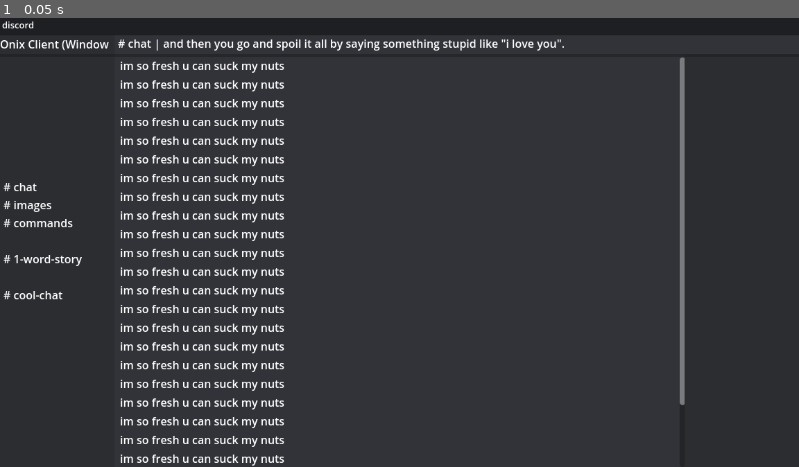
Above: before the commit, frame 1.
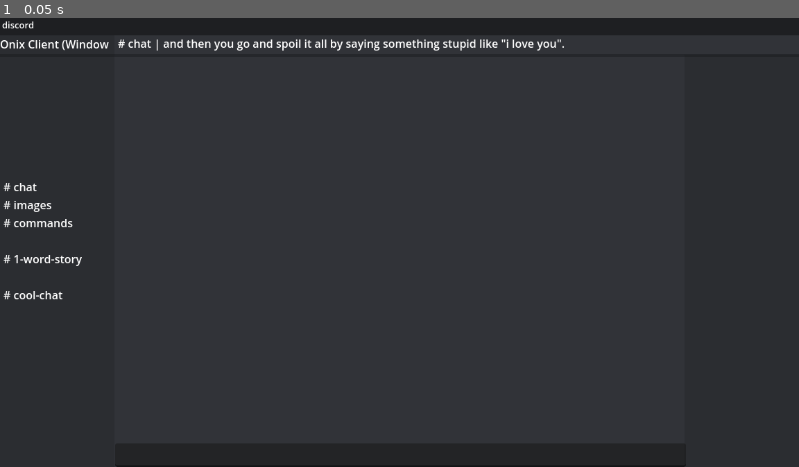
Above: after the commit, the same moment.

Repository: EpiclyRaspberry/Dodge-Onix-3D-Remaster
Game: Godot game, scene res://testing/discord.tscn
Two runs of this game, one before a commit and one after it. Both use one fixed random seed, a clock stepped at 60 frames per second and the inputs below. This scene is started directly instead of the project's main scene.
Inputs:
- Up to frame 1 (0.05 s): no input

The runs differ from the first frame. In frame 1, 5.0% of the frame differs, in the area x 14-86%, y 8-100%.

Commit message:
hold the phone

Diff:
--- /dev/null
+++ b/testing/client.gd
@@ -0,0 +1,26 @@
+extends Node
+
+var socket = WebSocketPeer.new()
+
+func _ready():
+	socket.connect_to_url("ws://localhost:8000")
+
+func _process(delta):
+	socket.poll()
+	var state = socket.get_ready_state()
+	if state == WebSocketPeer.STATE_OPEN:
+		while socket.get_available_packet_count():
+			print("Packet: ", socket.get_packet())
+	elif state == WebSocketPeer.STATE_CLOSING:
+		# Keep polling to achieve proper close.
+		pass
+	elif state == WebSocketPeer.STATE_CLOSED:
+		var code = socket.get_close_code()
+		var reason = socket.get_close_reason()
+		print("WebSocket closed with code: %d, reason %s. Clean: %s" % [code, reason, code != -1])
+		set_process(false) # Stop processing.
+
+
+
+func _on_line_edit_sendtext(text):
+	socket.send(text.to_ascii_buffer())
--- a/testing/discord.tscn
+++ b/testing/discord.tscn
@@ -1,4 +1,7 @@
-[gd_scene load_steps=2 format=3 uid="uid://qi5hh2qn3flu"]
+[gd_scene load_steps=4 format=3 uid="uid://qi5hh2qn3flu"]
+
+[ext_resource type="Script" path="res://testing/client.gd" id="1_amugk"]
+[ext_resource type="Script" path="res://testing/textsummit.gd" id="2_4jlk3"]
 
 [sub_resource type="LabelSettings" id="LabelSettings_wkht1"]
 font_size = 13
@@ -28,6 +31,7 @@
 anchor_bottom = 1.0
 grow_horizontal = 2
 grow_vertical = 2
+script = ExtResource("1_amugk")
 
 [node name="ScrollContainer" type="ScrollContainer" parent="content"]
 layout_mode = 1
@@ -35,120 +39,17 @@
 anchor_left = 0.15
 anchor_top = 0.088
 anchor_right = 0.858
-anchor_bottom = 1.0
+anchor_bottom = 0.948
 offset_left = 0.199997
-offset_top = -0.0240059
+offset_top = -0.0239983
 offset_right = -0.416016
+offset_bottom = -0.304077
 grow_horizontal = 2
 grow_vertical = 2
 
 [node name="VBoxContainer" type="VBoxContainer" parent="content/ScrollContainer"]
 layout_mode = 2
 alignment = 2
-
-[node name="textbox" type="Label" parent="content/ScrollContainer/VBoxContainer"]
-layout_mode = 2
-text = "im so fresh u can suck my nuts"
-
-[node name="textbox2" type="Label" parent="content/ScrollContainer/VBoxContainer"]
-layout_mode = 2
-text = "im so fresh u can suck my nuts"
-
-[node name="textbox3" type="Label" parent="content/ScrollContainer/VBoxContainer"]
-layout_mode = 2
-text = "im so fresh u can suck my nuts"
-
-[node name="textbox4" type="Label" parent="content/ScrollContainer/VBoxContainer"]
-layout_mode = 2
-text = "im so fresh u can suck my nuts"
-
-[node name="textbox5" type="Label" parent="content/ScrollContainer/VBoxContainer"]
-layout_mode = 2
-text = "im so fresh u can suck my nuts"
-
-[node name="textbox6" type="Label" parent="content/ScrollContainer/VBoxContainer"]
-layout_mode = 2
-text = "im so fresh u can suck my nuts"
-
-[node name="textbox7" type="Label" parent="content/ScrollContainer/VBoxContainer"]
-layout_mode = 2
-text = "im so fresh u can suck my nuts"
-
-[node name="textbox8" type="Label" parent="content/ScrollContainer/VBoxContainer"]
-layout_mode = 2
-text = "im so fresh u can suck my nuts"
-
-[node name="textbox9" type="Label" parent="content/ScrollContainer/VBoxContainer"]
-layout_mode = 2
-text = "im so fresh u can suck my nuts"
-
-[node name="textbox10" type="Label" parent="content/ScrollContainer/VBoxContainer"]
-layout_mode = 2
-text = "im so fresh u can suck my nuts"
-
-[node name="textbox11" type="Label" parent="content/ScrollContainer/VBoxContainer"]
-layout_mode = 2
-text = "im so fresh u can suck my nuts"
-
-[node name="textbox12" type="Label" parent="content/ScrollContainer/VBoxContainer"]
-layout_mode = 2
-text = "im so fresh u can suck my nuts"
-
-[node name="textbox13" type="Label" parent="content/ScrollContainer/VBoxContainer"]
-layout_mode = 2
-text = "im so fresh u can suck my nuts"
-
-[node name="textbox14" type="Label" parent="content/ScrollContainer/VBoxContainer"]
-layout_mode = 2
-text = "im so fresh u can suck my nuts"
-
-[node name="textbox15" type="Label" parent="content/ScrollContainer/VBoxContainer"]
-layout_mode = 2
-text = "im so fresh u can suck my nuts"
-
-[node name="textbox16" type="Label" parent="content/ScrollContainer/VBoxContainer"]
-layout_mode = 2
-text = "im so fresh u can suck my nuts"
-
-[node name="textbox17" type="Label" parent="content/ScrollContainer/VBoxContainer"]
-layout_mode = 2
-text = "im so fresh u can suck my nuts"
-
-[node name="textbox18" type="Label" parent="content/ScrollContainer/VBoxContainer"]
-layout_mode = 2
-text = "im so fresh u can suck my nuts"
-
-[node name="textbox19" type="Label" parent="content/ScrollContainer/VBoxContainer"]
-layout_mode = 2
-text = "im so fresh u can suck my nuts"
-
-[node name="textbox20" type="Label" parent="content/ScrollContainer/VBoxContainer"]
-layout_mode = 2
-text = "im so fresh u can suck my nuts"
-
-[node name="textbox21" type="Label" parent="content/ScrollContainer/VBoxContainer"]
-layout_mode = 2
-text = "im so fresh u can suck my nuts"
-
-[node name="textbox22" type="Label" parent="content/ScrollContainer/VBoxContainer"]
-layout_mode = 2
-text = "im so fresh u can suck my nuts"
-
-[node name="textbox23" type="Label" parent="content/ScrollContainer/VBoxContainer"]
-layout_mode = 2
-text = "im so fresh u can suck my nuts"
-
-[node name="textbox24" type="Label" parent="content/ScrollContainer/VBoxContainer"]
-layout_mode = 2
-text = "im so fresh u can suck my nuts"
-
-[node name="textbox25" type="Label" parent="content/ScrollContainer/VBoxContainer"]
-layout_mode = 2
-text = "im so fresh u can suck my nuts"
-
-[node name="textbox26" type="Label" parent="content/ScrollContainer/VBoxContainer"]
-layout_mode = 2
-text = "im so fresh u can suck my nuts"
 
 [node name="bar2" type="ColorRect" parent="content"]
 layout_mode = 1
@@ -269,3 +170,17 @@
 offset_bottom = 22.0
 text = "discord"
 label_settings = SubResource("LabelSettings_wkht1")
+
+[node name="LineEdit" type="LineEdit" parent="content"]
+layout_mode = 1
+anchors_preset = -1
+anchor_left = 0.144
+anchor_top = 0.948
+anchor_right = 0.859
+anchor_bottom = 1.0
+offset_left = 0.111984
+offset_top = -0.304077
+offset_right = -0.568054
+script = ExtResource("2_4jlk3")
+
+[connection signal="sendtext" from="content/LineEdit" to="content" method="_on_line_edit_sendtext"]
--- /dev/null
+++ b/testing/textsummit.gd
@@ -0,0 +1,18 @@
+extends LineEdit
+
+
+signal sendtext(text)
+
+# Called when the node enters the scene tree for the first time.
+func _ready():
+	pass # Replace with function body.
+
+
+# Called every frame. 'delta' is the elapsed time since the previous frame.
+func _process(delta):
+	pass
+
+func _input(event):
+	if Input.is_key_pressed(KEY_ENTER):
+		sendtext.emit(text)
+		clear()
